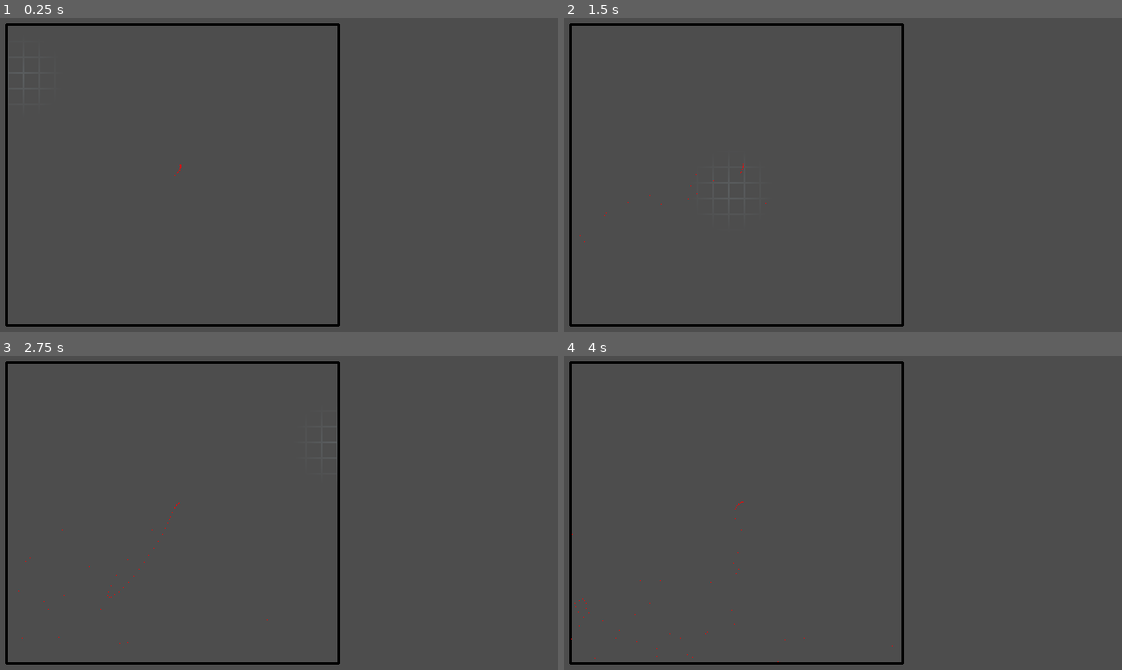
Above: before the commit, frames 1-4 (two rows, left to right).
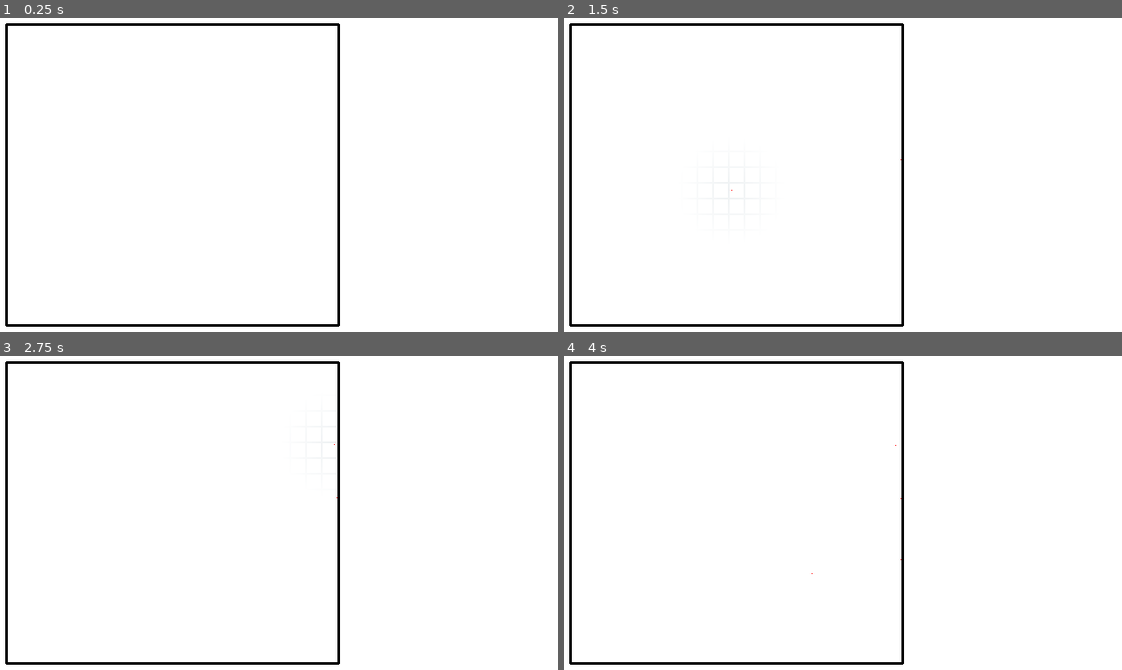
Above: after the commit, the same moments.

Repository: an-olive/BRSD-14
Game: Godot game, scene res://main.tscn
The game is run twice, just before and just after one commit, with the same random seed, the same clock (stepped at 60 frames per second) and the same inputs.
Inputs (mouse positions are in pixels of both pictures, inside the frame that each line leads up to):
- Up to frame 1 (0.25 s): no input
- Up to frame 2 (1.5 s): tap Enter at 0.5 s; move the mouse to (965, 159) at 0.52 s; click (965, 159) at 0.67 s; tap Space at 1.25 s; move the mouse to (731, 190) at 1.27 s; click (731, 190) at 1.42 s
- Up to frame 3 (2.75 s): tap Enter at 2 s; move the mouse to (334, 443) at 2.02 s; click (334, 443) at 2.17 s
- Up to frame 4 (4 s): tap Space at 2.75 s; move the mouse to (815, 575) at 2.77 s; click (815, 575) at 2.92 s; move the mouse to (1010, 560) at 3.52 s; click (1010, 560) at 3.67 s

The runs differ from the first frame. In frame 1, 98% of the frame differs, in the area x 0-100%, y 0-100%; in frame 2, 98%; in frame 3, 98%; in frame 4, 98%.

Commit message:
#1 - add ability to spawn gibs at mouse click/drag

Diff:
--- a/Shaders/discover.gdshader
+++ b/Shaders/discover.gdshader
@@ -1,7 +1,7 @@
 shader_type canvas_item;
 
-uniform vec2 pos = vec2(0, 0);
-uniform float radius = 50.0;
+uniform vec2 pos = vec2(-1000, -1000);
+uniform float radius = 64.0;
 //uniform vec4
 
 // clamped lerp
--- a/Shaders/gibs.gdshader
+++ b/Shaders/gibs.gdshader
@@ -5,14 +5,13 @@
 uniform float forceMultiplier = 100000;
 uniform float destructionRadius = 4.0;
 uniform float wallElasticity = 0.5;
+uniform vec2 velocity = vec2(0, 0);
+uniform vec3 color = vec3(1, 0, 0);
 
 void start() {
-	// Called when a particle is spawned.
-	COLOR = vec4(1, 0, 0, 1);
-	//TRANSFORM = mat4(vec4(1.0, 0.0, 0.0, 0.0), vec4(0.0, 1.0, 0.0, 0.0), vec4(0.0, 0.0, 0.0, 0.0), vec4(0.0, 0.0, 0.0, 1.0)) * EMISSION_TRANSFORM;
 	TRANSFORM = EMISSION_TRANSFORM;
-	//TRANSFORM[3].xy = vec2(1, 1);
-	VELOCITY = vec3((cos(TIME)), (sin(TIME)), 0) * 30.0;
+	VELOCITY = vec3(velocity, 0.0);
+	COLOR = vec4(color, 1.0);
 }
 
 void process() {
@@ -21,9 +20,8 @@
 	ACTIVE = distanceFromCenter > destructionRadius;
 	float force = (1.0 / pow(distanceFromCenter, 2.0)) * forceMultiplier;
 	float angle = atan(relativeToCenter.y, relativeToCenter.x);
-	//TRANSFORM[3].x = distanceFromCenter + 1.0;
 	VELOCITY += vec3(cos(angle), sin(angle), 0) * force * DELTA;
-	COLOR = vec4(1, 0, 0, 1);
+
 	if (TRANSFORM[3].x < origin.x || TRANSFORM[3].x > origin.x + bounds.x) {
 		TRANSFORM[3].x = clamp(TRANSFORM[3].x, origin.x, origin.x + bounds.x);
 		VELOCITY.x *= -wallElasticity;
--- a/game.gd
+++ b/game.gd
@@ -3,8 +3,31 @@
 @export var grid_size: Vector2i = Vector2i(21, 21)
 @export var initial_hole_size: float = 1
 
+@export_category("Gibs")
+@export var spawn_rate: float = 30
+@export var debug_mouse_spawn_velocity_multiplier = 10
+
 var tile_size: float
+var mouse_position: Vector2
+var mouse_velocity: Vector2
 
 func _ready() -> void:
 	var size = get_viewport_rect().size
 	tile_size = min(size.x / grid_size.x, size.y / grid_size.y)
+	$Gibs.lifetime = 2 * 60 * 60
+	$Gibs.amount = $Gibs.lifetime * spawn_rate
+
+func _process(delta: float) -> void:
+	var prev_position = mouse_position
+	mouse_position = get_viewport().get_mouse_position()
+	mouse_velocity = mouse_position - prev_position
+
+	$Gibs.process_material.set_shader_parameter("velocity", mouse_velocity * debug_mouse_spawn_velocity_multiplier)
+
+func _input(event: InputEvent) -> void:
+	if event is InputEventMouseButton or event is InputEventMouseMotion:
+		if event.button_mask & MOUSE_BUTTON_MASK_LEFT:
+			$Gibs.position = event.position
+			$Gibs.emitting = true
+		else:
+			$Gibs.emitting = false
--- a/game.tscn
+++ b/game.tscn
@@ -10,13 +10,15 @@
 shader_parameter/forceMultiplier = 100000.0
 shader_parameter/destructionRadius = 4.0
 shader_parameter/wallElasticity = 0.5
+shader_parameter/velocity = Vector2(0, 0)
+shader_parameter/color = Vector3(1, 0, 0)
 
 [node name="Game" type="Node2D"]
 script = ExtResource("1_80nbo")
 grid_size = Vector2i(21, 19)
 
 [node name="Gibs" type="GPUParticles2D" parent="."]
-position = Vector2(206, 168)
+emitting = false
 amount = 600
 lifetime = 10.0
 process_material = SubResource("ShaderMaterial_e2o6t")
--- a/main.tscn
+++ b/main.tscn
@@ -8,8 +8,8 @@
 
 [sub_resource type="ShaderMaterial" id="ShaderMaterial_lquwl"]
 shader = ExtResource("2_1bvp3")
-shader_parameter/pos = Vector2(24.92, 67.005)
-shader_parameter/radius = 50.0
+shader_parameter/pos = Vector2(-1000, -1000)
+shader_parameter/radius = 64.0
 
 [node name="Control" type="Control"]
 layout_mode = 3
--- a/project.godot
+++ b/project.godot
@@ -27,3 +27,4 @@
 
 renderer/rendering_method="gl_compatibility"
 renderer/rendering_method.mobile="gl_compatibility"
+environment/defaults/default_clear_color=Color(1, 1, 1, 1)
